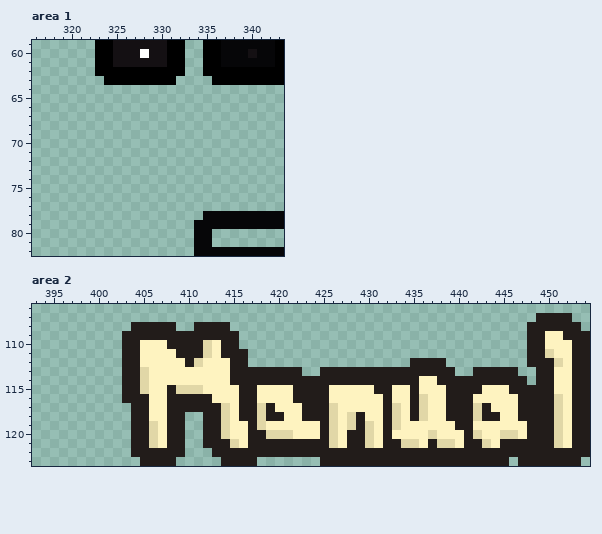
Pixel-art file -- sprites.aseprite. That is the earlier state.
592x128 pixels, 1 frame. Colours within 5 levels of each other are drawn and written as one. Shown: area 1: x 316..343, y 59..82; area 2: x 393..454, y 106..123.
After:
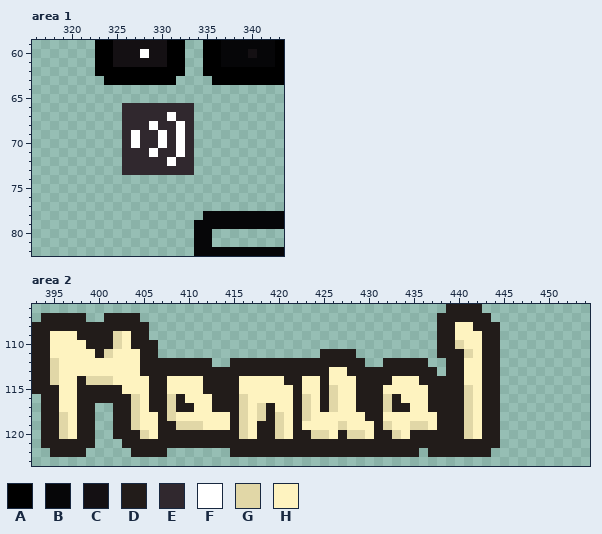
Palette (. is transparent): A #000000  B #060608  C #141013  D #221c1a  E #30282e  F #ffffff  G #e1d7a7  H #fef3c0
Edits made:
Changed rows in their new state; - is an unchanged pixel.
Area 1:
first column x 326:
66 EEEEEEEE
67 EEEEEFEE
68 EEEFEEFE
69 EFEEFEFE
70 EFEEFEFE
71 EEEFEEFE
72 EEEEEFEE
73 EEEEEEEE
Area 2:
first column x 393:
106 ----------------------------------------------DDDD------------
107 -DDDDD--DDDD---------------------------------DDDDDD-----....--
108 DDDDDDDDDDD--...--....-----------------------DDHHDDD---......-
109 DDHHHDDDDGH--..........----------------------DDHHHDD---.......
110 DDHHHHDDDGH-DD.........----------------------DDGHHDD---.......
111 DDHHHHHDGHHHDD..........--------DDDD---------DDDGHDD---.......
112 DDGHHHHHHHHHDDDDD-DD..--DDDDDDDDDDDDD--DDD--..DDHHDD---.......
113 DDGHHHHHHHHHDDDDDDDDDD--------DD-HH----------.-DHH--..--......
114 DDGHHDGGGHHHHDD----DDD-HHHHH--HH-HHH----HHHDD---HH--...-......
115 DDDHHDDDDDHHHDDHHHHDDDDHH-----HH-G--DD-H--H-DD--GHDD..........
116 -DDHHDDDDD-GHDDG-HHHDDDGH-----GH-G--DDDGD-HHDD--G-DD..........
117 -DDHHDD--DDGHDDG--HH-DDGH----DGH----DDDGDDHHDD--GH-D..........
118 -DDGHDD--DDGH-DGHHHHHHDGH--G-DGHHH-HHDDHH-HH-D--GH--..........
119 -DDGHDD--DDGHHD-GGGHHHDGHDDG-D--HHGHHHDGH-GG-DD-G-DD..........
120 -DDGHDD--DD-GHD--DD--DDGH-D-HDDGGHDGGHD-G-DDDDDDGHDD..........
121 -DDDDDD---D--DD--DD---DD---------DD--DD--DDD-DDD--DD..........
122 --DDDD---------..---..---------------------.-------...........
123 ------------....-----....-------.....................-.......-
Changed places in both pictures, as pixel boxes (x1, y1, x2, y2):
added: (122, 103, 194, 175)
changed: (32, 304, 590, 466)
